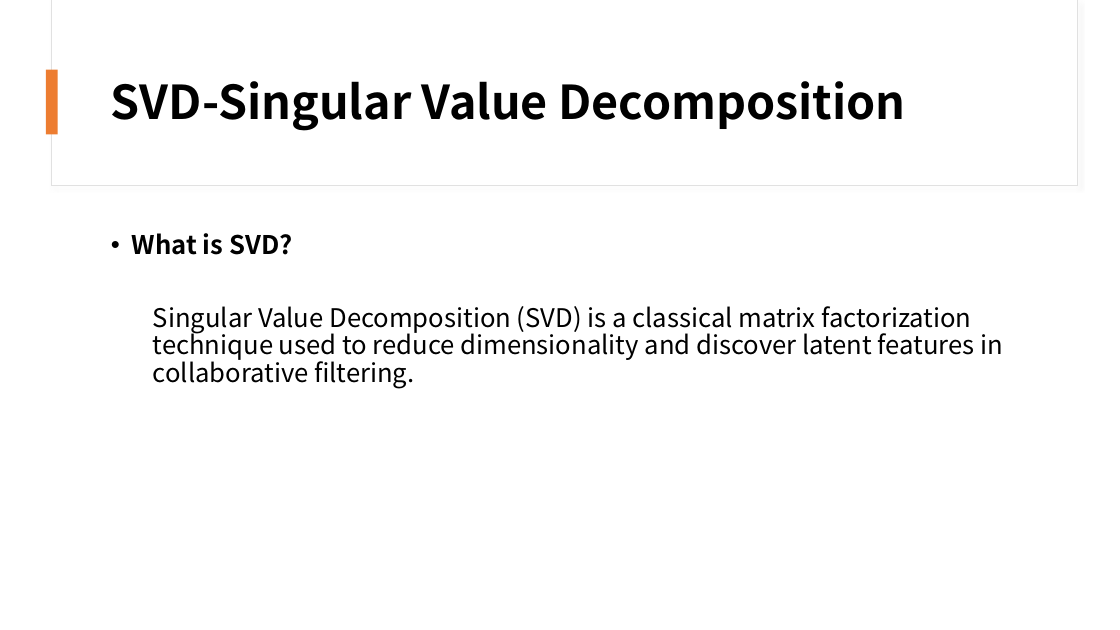
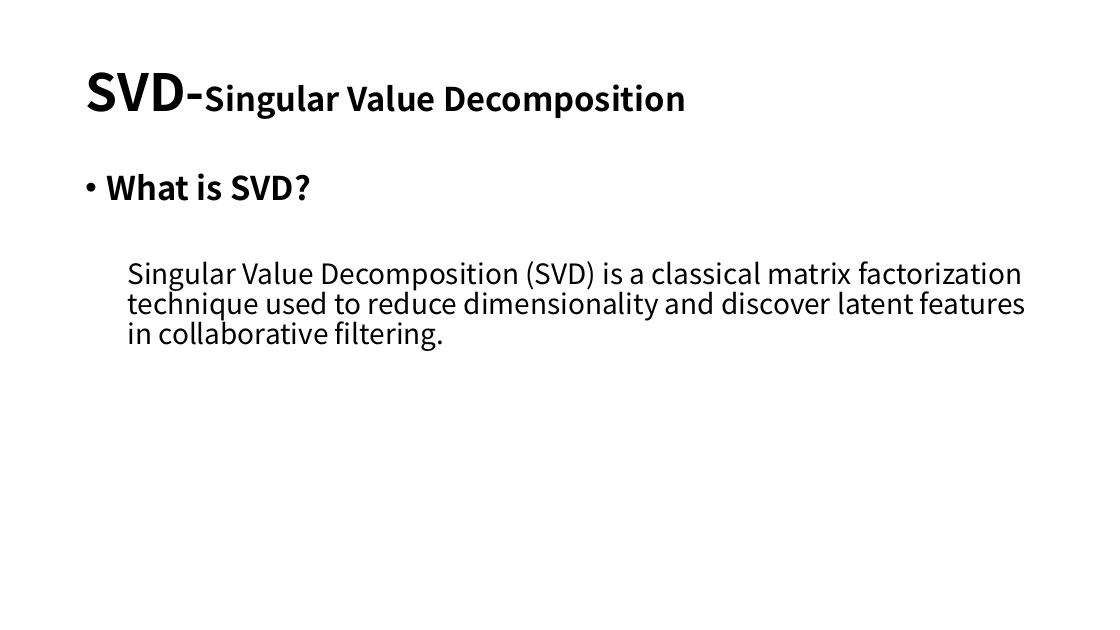
Before and after one commit to susie682/752-project, a slide deck: slide 10 of Commerce Product Recommendation with Spark ML-PPT.pptx. Drawn at 1120x630 pixels with LibreOffice and Linux fonts; fonts in the diff are those of the drawing. Boxes give left, top, right and bottom in pixels: in the first picture for what was removed or moved away, otherwise in the second. Text is boxed around its words. In the diff, an @@ line names an element or a change of style, - is before the commit and + after.

```diff
--- a/Commerce Product Recommendation with Spark ML-PPT.pptx
+++ b/Commerce Product Recommendation with Spark ML-PPT.pptx
@@ rectangle removed at <box>51,0,1077,186</box> @@
@@ rectangle removed at <box>52,0,1077,185</box> @@
@@ title "SVD-Singular Value Decomposition": place and size @@
-title "SVD-Singular Value Decomposition" at <box>111,81,906,131</box>
+title "SVD-Singular Value Decomposition" at <box>85,72,686,119</box>
@@ title "SVD-Singular Value Decomposition" at <box>85,72,686,119</box>: size 40 to 44 pt in "SVD-Singular"; size 40 to 28 pt in "SVD-Singular Value Decomposition" @@
@@ rectangle removed at <box>46,70,58,134</box> @@
@@ text "What is SVD?": place and size @@
-text "What is SVD?" at <box>132,233,1004,389</box>
+text "What is SVD?" at <box>106,173,1026,351</box>
@@ text "What is SVD?" at <box>106,173,1026,351</box>: size 22 to 28 pt in "What is SVD?"; size 22 to 24 pt @@
```
Also in this commit, not shown: 10 other slides changed, 6 slides added, 4 slides removed, 1 other file.
